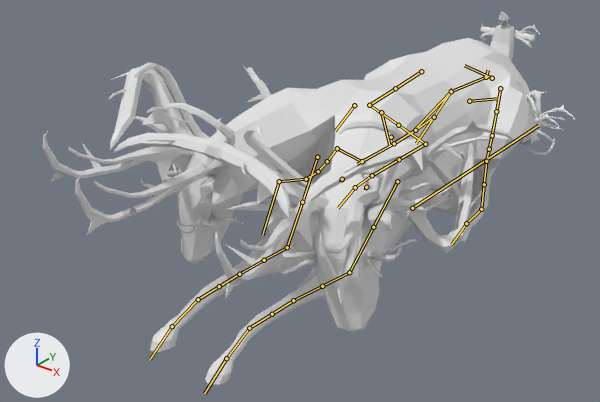
What one commit did to the FBX model HH/Assets/Entities/Harmfull/Infected_Deer/Model/deer_I.fbx.
One viewpoint serves both versions: a 50 mm camera at (1.25, -2.157, 1.219) aimed at (-0.112, -0.454, 0.163). Every picture has the same lights, and +X, +Y and +Z are marked at lower left. Both versions are drawn at frame 21 of the action 'deer rig|deer/death'; the numbers are the values there. The bones that bend it are drawn over the model as lines.

In view in the first picture: 'deer/I'.
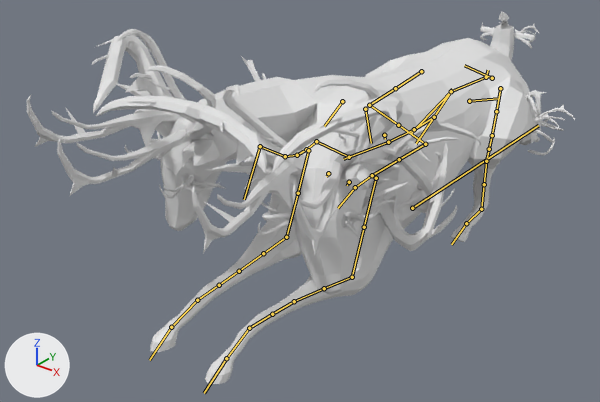
Where the change shows, as pixel boxes [x1, y1, x2, y2] in the pictures (600 x 402 px):
'deer/I', posed
    before: [43, 11, 575, 385]
    after: [27, 11, 575, 384]
bone 'DEF-spine.003', root to tip
    before: (434, 117) to (415, 130)
    after: (434, 117) to (414, 129)
bone 'DEF-spine.004', root to tip
    before: (415, 130) to (394, 143)
    after: (414, 129) to (388, 142)
bone 'DEF-spine.005', root to tip
    before: (394, 143) to (362, 161)
    after: (388, 142) to (349, 157)
bone 'DEF-spine.006', root to tip
    before: (362, 161) to (337, 148)
    after: (349, 157) to (316, 141)
bone 'DEF-neck.001', root to tip
    before: (337, 148) to (327, 161)
    after: (316, 141) to (306, 149)
bone 'DEF-head', root to tip
    before: (279, 181) to (262, 235)
    after: (260, 146) to (244, 199)
bone 'MCH-spine.004', root to tip
    before: (415, 130) to (417, 129)
    after: (414, 129) to (416, 129)
bone 'MCH-spine.005', root to tip
    before: (394, 143) to (395, 142)
    after: (388, 142) to (391, 141)
bone 'DEF-upper_arm.L', root to tip
    before: (397, 181) to (373, 227)
    after: (376, 178) to (364, 227)
bone 'DEF-upper_arm.L.001', root to tip
    before: (373, 227) to (349, 272)
    after: (364, 227) to (352, 277)
bone 'DEF-forearm.L', root to tip
    before: (349, 272) to (322, 286)
    after: (352, 277) to (324, 288)
bone 'DEF-forearm.L.001', root to tip
    before: (322, 286) to (293, 300)
    after: (324, 288) to (294, 301)
bone 'DEF-forefoot.L', root to tip
    before: (293, 300) to (272, 314)
    after: (294, 301) to (272, 314)
bone 'ORG-breast.L', root to tip
    before: (366, 187) to (365, 190)
    after: (349, 182) to (347, 185)
bone 'DEF-upper_arm.R', root to tip
    before: (317, 157) to (302, 202)
    after: (308, 150) to (298, 193)
bone 'DEF-upper_arm.R.001', root to tip
    before: (302, 202) to (287, 247)
    after: (298, 193) to (286, 237)
bone 'DEF-forearm.R', root to tip
    before: (287, 247) to (264, 260)
    after: (286, 237) to (263, 253)
bone 'DEF-forearm.R.001', root to tip
    before: (264, 260) to (239, 274)
    after: (263, 253) to (239, 271)
bone 'DEF-forefoot.R', root to tip
    before: (239, 274) to (219, 286)
    after: (239, 271) to (219, 285)
bone 'ORG-breast.R', root to tip
    before: (342, 179) to (340, 182)
    after: (328, 173) to (326, 176)
bone 'ORG-chest', root to tip
    before: (391, 137) to (391, 140)
    after: (384, 135) to (385, 139)

The change in detail:
Bone 'DEF-spine.003' (bone_def_spine_003) turns from (-16, 0, 0) to (-16, 1, 3) degrees about its own x, y and z.
Bone 'DEF-spine.004' (bone_def_spine_004) turns from (6, 0, 0) to (6, 1, 3) degrees about its own x, y and z.
Bone 'DEF-spine.005' (bone_def_spine_005) turns from (6, 0, 0) to (6, 0, 3) degrees about its own x, y and z.
Bone 'DEF-spine.006' (bone_def_spine_006) turns from (6, 0, 0) to (6, -2, 2) degrees about its own x, y and z.
Bone 'DEF-neck.001' (bone_def_neck_001) turns from (46, 4, -10) to (32, 7, -21) degrees about its own x, y and z.
Bone 'DEF-head' (bone_def_head) turns from (-12, 10, -5) to (0, 10, -5) degrees about its own x, y and z.
Bone 'MCH-spine.003' (bone_mch_spine_003) turns from (6, 0, 0) to (6, 0, -3) degrees about its own x, y and z.
Bone 'MCH-spine.004' (bone_mch_spine_004) turns from (6, 0, 0) to (6, 0, -3) degrees about its own x, y and z.
Bone 'MCH-spine.005' (bone_mch_spine_005) turns from (6, 0, 0) to (6, 0, -3) degrees about its own x, y and z.
Bone 'DEF-upper_arm.L' (bone_def_upper_arm_l) turns from (57, -1, 2) to (47, -9, 21) degrees about its own x, y and z.
Bone 'DEF-upper_arm.L.001' (bone_def_upper_arm_l_001) turns from (0, 0, 0) to (0, -4, 0) degrees about its own x, y and z.
Bone 'DEF-forearm.L' (bone_def_forearm_l) turns from (25, 0, 0) to (33, -4, 2) degrees about its own x, y and z.
Bone 'DEF-forearm.L.001' (bone_def_forearm_l_001) turns from (0, 4, 0) to (0, -5, 0) degrees about its own x, y and z.
Bone 'DEF-forefoot.L' (bone_def_forefoot_l) turns from (4, 4, -1) to (3, -5, 0) degrees about its own x, y and z.
Bone 'ORG-breast.L' (bone_org_breast_l) is rescaled from (1.0, 1.0, 1.0) to (1.15, 1.15, 1.15).
Bone 'DEF-upper_arm.R' (bone_def_upper_arm_r) turns from (57, 1, -2) to (61, -9, 15) degrees about its own x, y and z.
Bone 'DEF-upper_arm.R.001' (bone_def_upper_arm_r_001) turns from (0, 0, 0) to (0, -2, 0) degrees about its own x, y and z.
Bone 'DEF-forearm.R' (bone_def_forearm_r) turns from (27, 0, 0) to (12, -2, 1) degrees about its own x, y and z.
Bone 'DEF-forearm.R.001' (bone_def_forearm_r_001) turns from (0, -4, 0) to (0, -12, 0) degrees about its own x, y and z.
Bone 'DEF-forefoot.R' (bone_def_forefoot_r) turns from (3, -4, 1) to (7, -12, -1) degrees about its own x, y and z.
Bone 'ORG-breast.R' (bone_org_breast_r) is rescaled from (1.0, 1.0, 1.0) to (1.15, 1.15, 1.15).
Bone 'ORG-chest' (bone_org_chest) is rescaled from (1.0, 1.0, 1.0) to (1.42, 1.42, 1.42).
